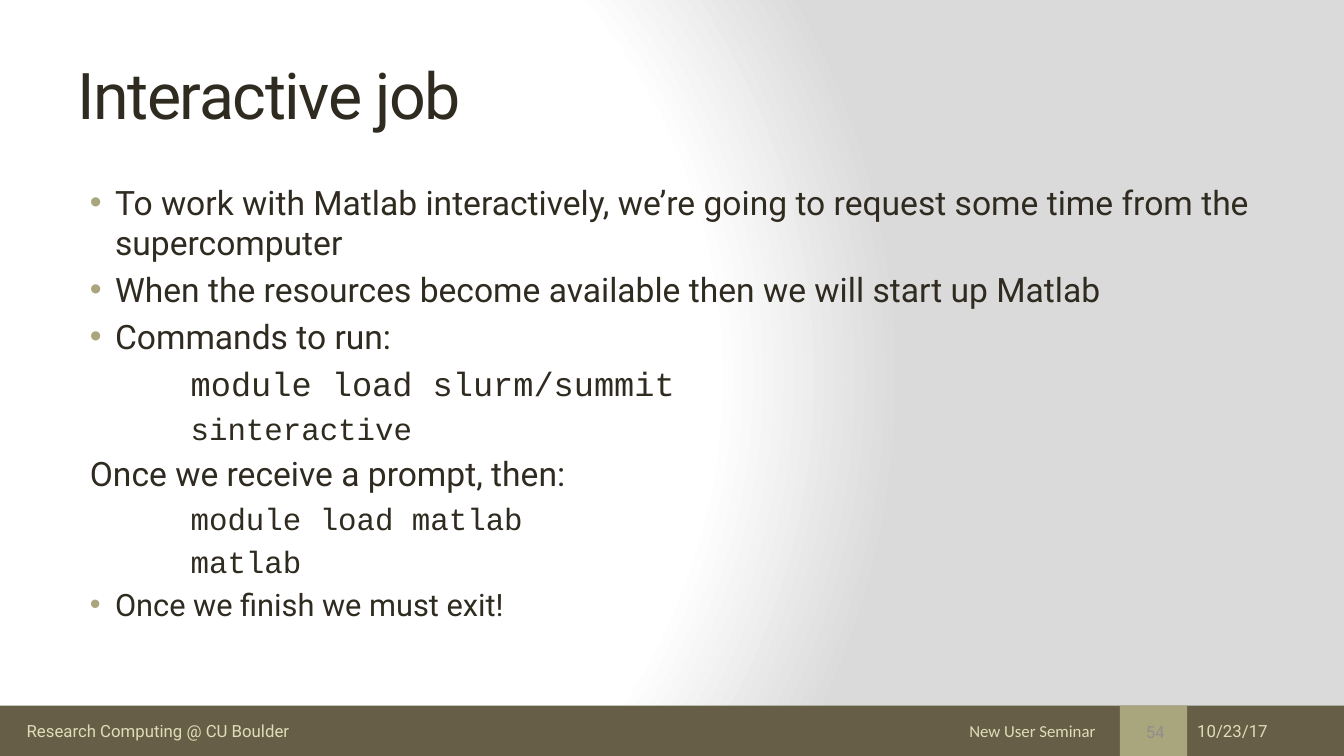
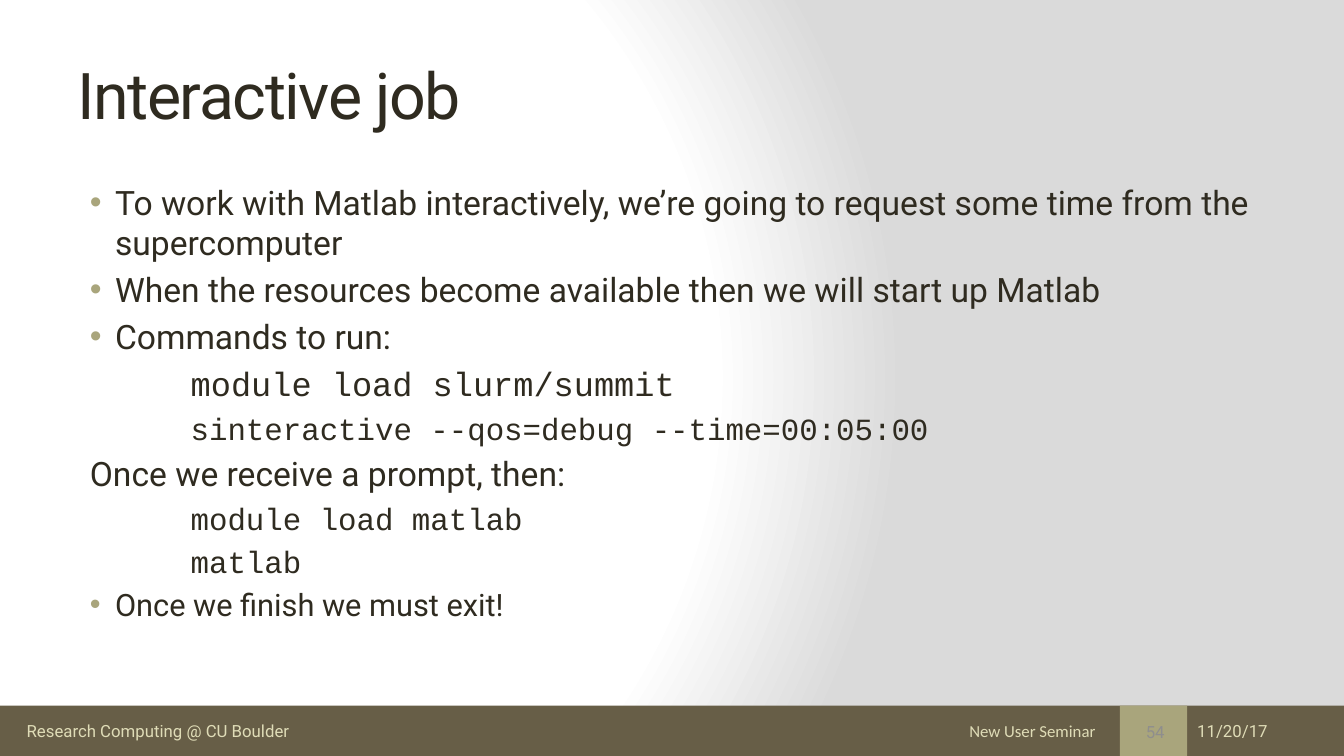
Before and after one commit to ResearchComputing/New_User_Seminar, a slide deck: slide 54 of rc_new_user_seminar_2017.pptx. Drawn at 1344x756 pixels with LibreOffice and Linux fonts; fonts in the diff are those of the drawing. Boxes give left, top, right and bottom in pixels: in the first picture for what was removed or moved away, otherwise in the second. Text is boxed around its words. In the diff, an @@ line names an element or a change of style, - is before the commit and + after.

Commit message:
Added more detail to sinteractive command

```diff
--- a/rc_new_user_seminar_2017.pptx
+++ b/rc_new_user_seminar_2017.pptx
@@ text at bbox=[191, 417, 929, 447]: text changed @@
-sinteractive
+sinteractive --qos=debug --time=00:05:00
@@ text at bbox=[1197, 725, 1267, 738]: text changed @@
-10/23/17
+11/20/17
```
Also in this commit, not shown: 54 other slides changed, 1 other file.
